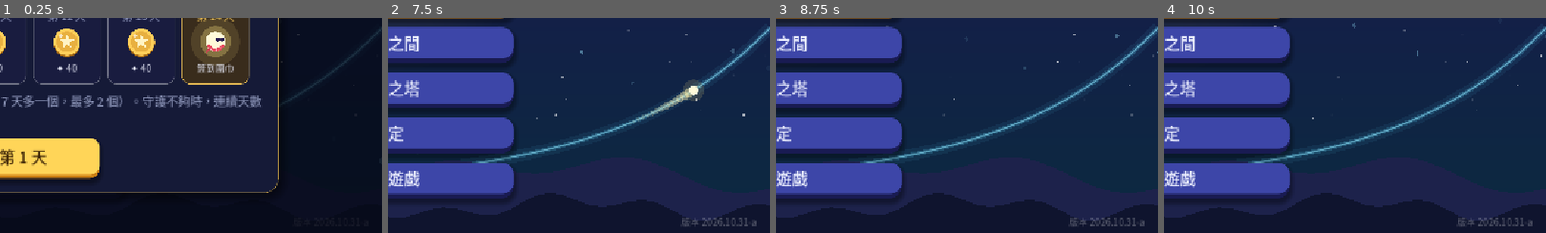
Above: before the commit, frames 1-4 (left to right).
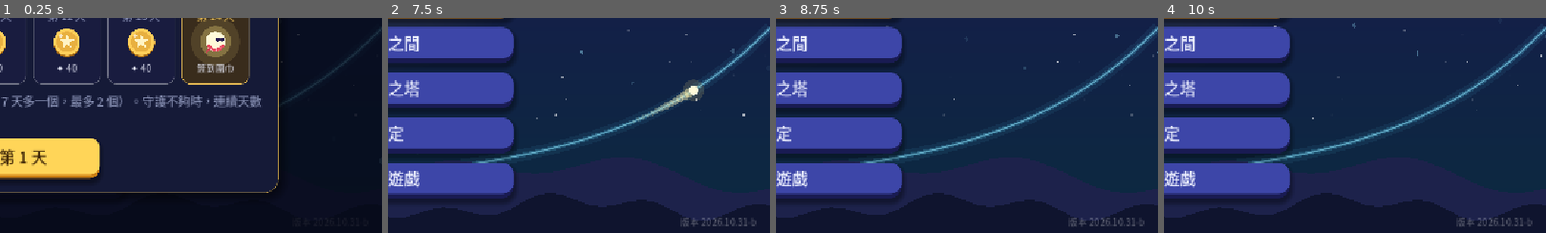
Above: after the commit, the same moments.

Repository: sam2068csie/light-spirit-journey
Game: Godot game, scene res://main_menu.tscn
Same seed, same stepped clock (60 frames per second), same inputs: the game is played once before the commit and once after it.
Inputs (mouse positions are % of the whole screen's width and height, from its top left):
- Up to frame 1 (0.25 s): no input
- Up to frame 2 (7.5 s): click "開始冒險" at 0.5 s; click "開始冒險" at 1.25 s; click "修煉之間" at 2 s; click "終焉之塔" at 2.75 s; click "設定" at 3.5 s; click "離開遊戲" at 4.25 s; click "每日任務" at 5 s; click "光靈扭蛋" at 5.75 s; click "光靈衣櫃" at 6.5 s; click "✕" at 7.25 s
- Up to frame 3 (8.75 s): tap Enter at 8 s; drag from (50, 50) to (60, 28) at 8.02 s
- Up to frame 4 (10 s): drag from (30, 55) to (45, 70) at 8.77 s; move the mouse to (60, 28) at 9.52 s; hold Right from 9.53 s (still down); tap 9 at 9.6 s
The pictures show only the part of the screen within x 50-100%, y 50-100%; the shares and areas given below are measured in that part.

The runs differ from the first frame. In frame 2, 0.1% of the frame differs, in the area x 76-97%, y 92-97%; in frame 3, 0.1%; in frame 4, 0.1%.

Commit message:
G4 圖形：圖例移到圖的上方排成一列、吻合／已找到也移到上方、x 軸刻度墊底色不被曲線蓋住 (BUILD 2026.10.31-b)
Co-Authored-By: Claude Opus 5.5 <noreply@anthropic.com>
Claude-Session: https://claude.ai/code/session_01RombajUyooAJ6yvir5uviP

Diff:
--- a/data/game.gd
+++ b/data/game.gd
@@ -560,7 +560,7 @@
 
 const DQ := preload("daily_quests.gd")
 ## 版本號（主畫面右下角會顯示）：每次交給你新的檔案時更新，方便確認手機上裝的是不是最新版
-const BUILD := "2026.10.31-a"
+const BUILD := "2026.10.31-b"
 
 
 ## 讀取各單元的資料；舊存檔（還沒有單元的版本）的今日修煉、終焉之塔紀錄搬到「指數與對數」
--- a/data/level_trig4_tide.gd
+++ b/data/level_trig4_tide.gd
@@ -1281,7 +1281,7 @@
 			UITheme.dot(self, p, 11.0 + 1.5 * sin(t * 4.0), Color(col.r, col.g, col.b, 0.25))
 			UITheme.dot(self, p, 6.0, col)
 		if matched:
-			MathLabel.draw_on(self, font, area.end.x - 50.0, area.position.y + 16.0, "✓ 吻合！按確定", UITheme.fs(16), UITheme.GOOD)
+			MathLabel.draw_on(self, font, area.end.x - MathLabel.text_width(font, "✓ 吻合！按確定", UITheme.fs(15)) / 2.0, area.position.y - 9.0, "✓ 吻合！按確定", UITheme.fs(15), UITheme.GOOD)
 
 	# --- chain ---
 
@@ -1303,7 +1303,7 @@
 		g["legend"] = [["y = %s x" % fn, Color(1, 1, 1, 0.5)], ["目標", UITheme.GOLD], ["現在", cc.col]]
 		var area := _plot(font, rc, g, true)
 		if matched and ch_k >= 1.0:
-			MathLabel.draw_on(self, font, area.end.x - 50.0, area.position.y + 16.0, "✓ 吻合！按確定", UITheme.fs(16), UITheme.GOOD)
+			MathLabel.draw_on(self, font, area.end.x - MathLabel.text_width(font, "✓ 吻合！按確定", UITheme.fs(15)) / 2.0, area.position.y - 9.0, "✓ 吻合！按確定", UITheme.fs(15), UITheme.GOOD)
 
 	# --- ride ---
 
@@ -1412,7 +1412,8 @@
 				var col := Color(1, 0.45, 0.5, 0.9 * (1.0 - k))
 				draw_line(cx + Vector2(-8, -8), cx + Vector2(8, 8), col, 3.0)
 				draw_line(cx + Vector2(-8, 8), cx + Vector2(8, -8), col, 3.0)
-		MathLabel.draw_on(self, font, area.end.x - 56.0, area.position.y + 14.0, "已找到 %d 個" % found.size(), UITheme.fs(15), UITheme.GOLD)
+		var fstr := "已找到 %d 個" % found.size()
+		MathLabel.draw_on(self, font, area.end.x - MathLabel.text_width(font, fstr, UITheme.fs(15)) / 2.0, area.position.y - 9.0, fstr, UITheme.fs(15), UITheme.GOLD)
 
 	# ---------- 畫函數圖 ----------
 
@@ -1420,7 +1421,12 @@
 		if g.has("area"):
 			return g.area
 		if big:
-			return Rect2(rc.position.x + 52.0, rc.position.y + 54.0, rc.size.x - 52.0 - 18.0, rc.size.y - 54.0 - 38.0)
+			# 圖例在圖的上方；圖例有直式分數（比較高）就再往下讓一點
+			var top := 64.0
+			for lg in g.get("legend", []):
+				if String(lg[0]).contains("/"):
+					top = 78.0
+			return Rect2(rc.position.x + 52.0, rc.position.y + top, rc.size.x - 52.0 - 18.0, rc.size.y - top - 38.0)
 		return Rect2(rc.position.x + 34.0, rc.position.y + 10.0, rc.size.x * 0.68, rc.size.y - 34.0)
 
 	func _map(area: Rect2, g: Dictionary, xn: float, y: float) -> Vector2:
@@ -1463,7 +1469,14 @@
 			var p := _map(area, g, xv, y0)
 			draw_line(Vector2(p.x, area.position.y), Vector2(p.x, area.end.y), Color(1, 1, 1, 0.09 if k % 2 == 0 else 0.05), 1.0)
 			if k != 0 and k % every == 0:
-				MathLabel.draw_on(self, font, p.x, lab_y, _xlabel(g, xv), UITheme.fs(12), dim)
+				# 刻度數字（π/2 這種直式分數比較高）：整個放在 x 軸下面，後面墊一小塊底色，曲線經過也看得清楚
+				var xs := _xlabel(g, xv)
+				var tfs := UITheme.fs(12)
+				var te := MathLabel.line_extent(xs, tfs)
+				var tb := (ay + 5.0 + te.x) if ay < area.end.y - 14.0 else lab_y
+				var tw := MathLabel.text_width(font, xs, tfs)
+				draw_rect(Rect2(p.x - tw / 2.0 - 3.0, tb - te.x - 1.0, tw + 6.0, te.x + te.y + 2.0), Color(0.03, 0.05, 0.12, 0.75))
+				MathLabel.draw_on(self, font, p.x, tb, xs, tfs, dim)
 		var j0 := int(ceil(y0 / yt - 1e-9))
 		var j1 := int(floor(y1 / yt + 1e-9))
 		for j in range(j0, j1 + 1):
@@ -1480,7 +1493,8 @@
 		if String(g.get("xl", "")) != "":
 			MathLabel.draw_on(self, font, area.end.x - 30.0, lab_y + 15.0, String(g.xl), UITheme.fs(12), dim)
 		if String(g.get("yl", "")) != "":
-			MathLabel.draw_on(self, font, area.position.x + 40.0, area.position.y - 7.0, String(g.yl), UITheme.fs(12), dim)
+			var ylw := MathLabel.text_width(font, String(g.yl), UITheme.fs(12))
+			MathLabel.draw_on(self, font, area.position.x + 4.0 + ylw / 2.0, area.position.y - 9.0, String(g.yl), UITheme.fs(12), dim)
 		# 水平線、垂直線
 		for hl in g.get("hlines", []):
 			var hc: Color = hl[2] if hl.size() > 2 else Color(1, 0.6, 0.75)
@@ -1539,17 +1553,21 @@
 				MathLabel.draw_on(self, font, pp.x, pp.y - 12.0, String(pt[2]), UITheme.fs(12), UITheme.GOLD)
 		# 圖例或右邊的標籤
 		if big:
-			var ly := area.position.y + 14.0
+			# 圖例排成一列，放在圖的上方（不蓋住曲線）；左邊留給 y 軸的單位
+			var lfs := UITheme.fs(13)
+			var lx0 := area.position.x + 4.0
+			if String(g.get("yl", "")) != "":
+				lx0 += MathLabel.text_width(font, String(g.yl), UITheme.fs(12)) + 16.0
+			var ly := area.position.y - 9.0
 			for lg in g.get("legend", []):
+				if String(lg[0]).contains("/"):
+					ly = area.position.y - 12.0
 				var lc: Color = lg[1]
 				var lab := String(lg[0])
-				var lfs := UITheme.fs(13)
-				var ext := MathLabel.line_extent(lab, lfs)      # 有分數（直式）的圖例會比較高
-				ly += maxf(0.0, ext.x - lfs * 0.78)
-				draw_line(Vector2(area.position.x + 10.0, ly - 4.0), Vector2(area.position.x + 28.0, ly - 4.0), lc, 3.0)
 				var lw := MathLabel.text_width(font, lab, lfs)
-				MathLabel.draw_on(self, font, area.position.x + 34.0 + lw / 2.0, ly, lab, lfs, Color(lc.r, lc.g, lc.b, 0.95))
-				ly += 18.0 + maxf(0.0, ext.y - lfs * 0.22)
+				draw_line(Vector2(lx0, ly - 4.0), Vector2(lx0 + 16.0, ly - 4.0), lc, 3.0)
+				MathLabel.draw_on(self, font, lx0 + 21.0 + lw / 2.0, ly, lab, lfs, Color(lc.r, lc.g, lc.b, 0.95))
+				lx0 += 21.0 + lw + 16.0
 		else:
 			var lx := rc.position.x + rc.size.x * 0.865
 			var ly2 := rc.position.y + 36.0
